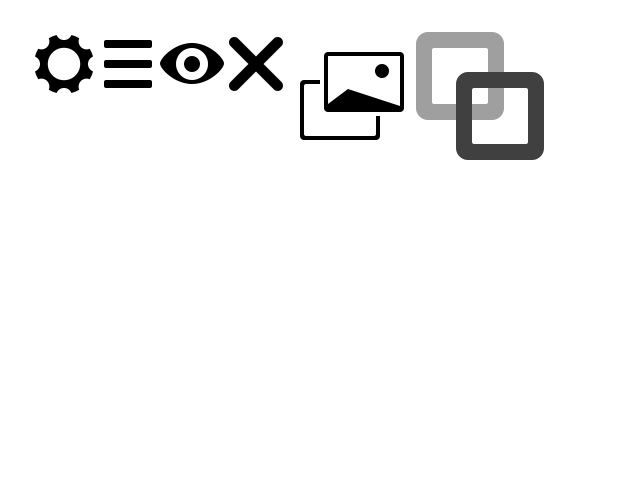
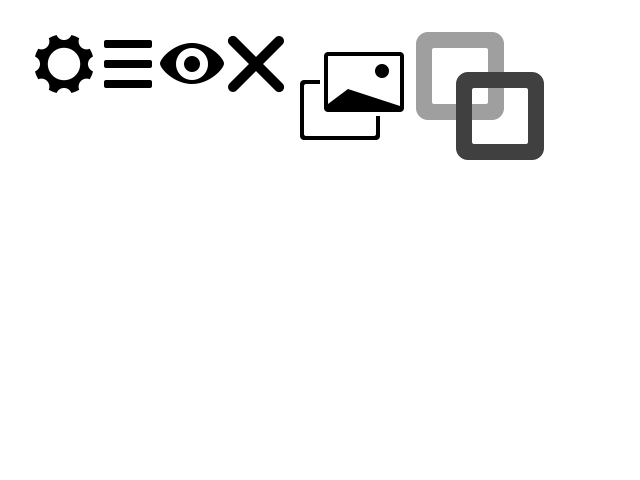
Revision of a layered 640 × 480 image; what changed, layer by layer:
added layer "close" (2nd of 5, in "close") in group "close" over [228, 36, 284, 92]
hid "close" (5th of 5, in "close") over [229, 37, 283, 91]
